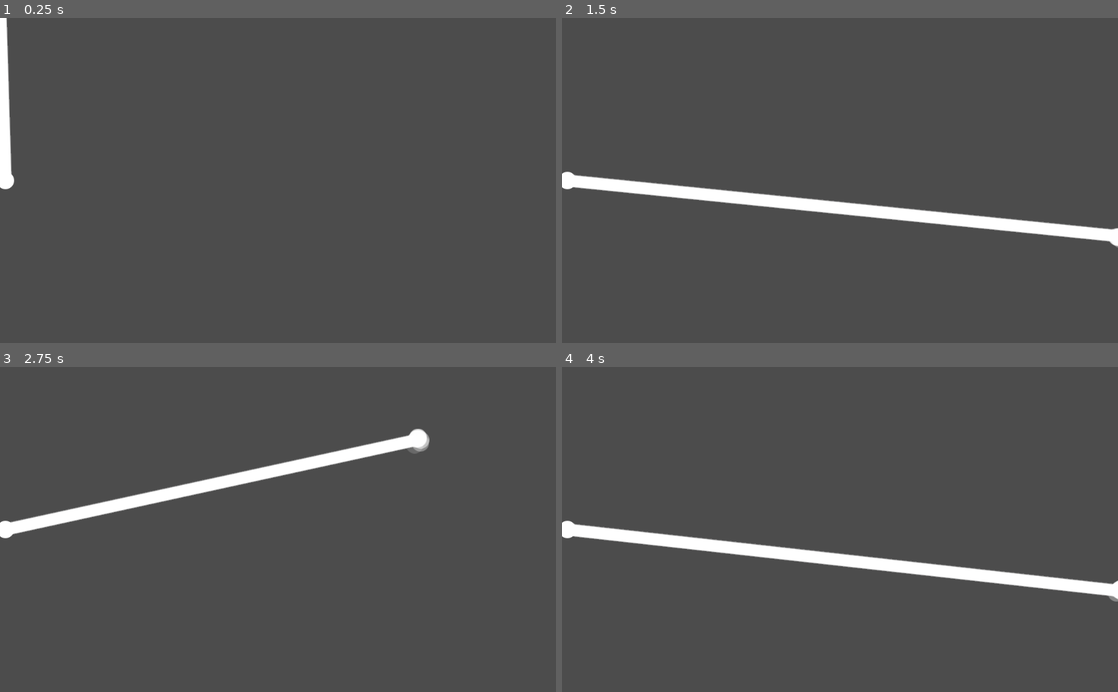
Above: before the commit, frames 1-4 (two rows, left to right).
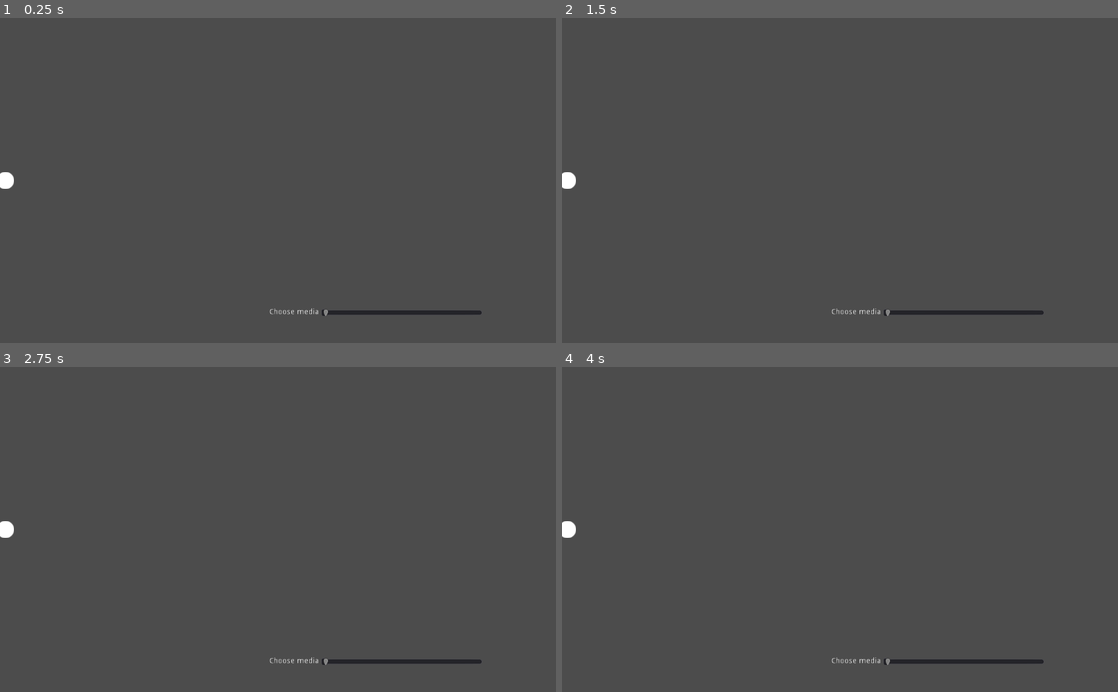
Above: after the commit, the same moments.

Repository: ToniJakovcevic10/LaserGame
Game: Godot game, scene res://World.tscn
Two runs of this game, one before a commit and one after it. Both use one fixed random seed, a clock stepped at 60 frames per second and the inputs below.
Inputs (mouse positions are in pixels of both pictures, inside the frame that each line leads up to):
- Up to frame 1 (0.25 s): no input
- Up to frame 2 (1.5 s): tap Enter at 0.5 s; move the mouse to (962, 164) at 0.52 s; click (962, 164) at 0.67 s; tap Space at 1.25 s; move the mouse to (728, 196) at 1.27 s; click (728, 196) at 1.42 s
- Up to frame 3 (2.75 s): move the mouse to (333, 458) at 2.02 s; click (333, 458) at 2.17 s
- Up to frame 4 (4 s): move the mouse to (812, 594) at 2.77 s; click (812, 594) at 2.92 s; move the mouse to (1006, 578) at 3.52 s; click (1006, 578) at 3.67 s

The runs differ from the first frame. In frame 1, 1.3% of the frame differs, in the area x 0-87%, y 0-92%; in frame 2, 4.4%; in frame 3, 3.6%; in frame 4, 4.4%, in the area x 0-100%, y 47-92%.

Commit message:
added prism, laser and mirrors update

Diff:
--- a/Laser_Beam/LaserBeam.gd
+++ b/Laser_Beam/LaserBeam.gd
@@ -1,13 +1,17 @@
 extends Node2D
 
+var MAX_BOUNCES = 5
+const MAX_LENGTH=2000
 
-const MAX_LENGTH=2000
+
+
 
 onready var beam = $Beam
 onready var end = $End
 onready var raycast2D = $RayCast2D
 onready var line = $Line2D
 onready var line_ray=$Line_Ray
+onready var end_line = $Line_Ray/End2
 
 
 
@@ -17,13 +21,16 @@
 	if Input.is_mouse_button_pressed(BUTTON_RIGHT):
 		line.add_point(Vector2.ZERO)
 
+
 		line_ray.global_position = line.global_position
 		line_ray.cast_to = (get_global_mouse_position() - line.global_position).normalized()*2000
 		line_ray.force_raycast_update()
 
 		var previous = null
+		var bounces = 0
 
 		while true:
+			var check = true
 			if not line_ray.is_colliding():
 				var pt = line_ray.global_position + line_ray.cast_to
 				line.add_point(line.to_local(pt))
@@ -32,42 +39,84 @@
 			var coll = line_ray.get_collider()
 			var pt = line_ray.get_collision_point()
 
+
 			line.add_point(line.to_local(pt))
 
-#			if not coll.collision_mask == 15:
-#				break
 
-			var normal = line_ray.get_collision_normal()  #to make sure on which angle we are colliding
+			if not coll.is_in_group("Mirrors"): #if it didnt hit mirror check for prism
+				if not coll.is_in_group("Prism"): #if it didnt hit prism break
+					break
+#				var normal = line_ray.get_collision_normal() #if it did hit prism make refraction
+#				if normal == Vector2.ZERO:
+#					break
+#				#update collisions
+#				if previous !=null:
+#					previous.collision_mask = 6
+#					previous.collision_layer = 6
+#				previous = coll
+#				#update raycast
+#				line_ray.global_position = pt
+#				line_ray.rotation += Vector2(1,4).angle() #have to change refraction angle with another func
+#				line_ray.cast_to = line_ray.cast_to.bounce(normal)
+#				line_ray.force_raycast_update()
+#				bounces += 1
+#				if bounces >= MAX_BOUNCES:
+#					break
+				check = false
 
-			if normal == Vector2.ZERO:
-				break                        #if collider starts out inside of hitbox or something similar
-
-			#update collisions
-			if previous !=null:
-				previous.collision_mask = 3
-				previous.collision_layer = 3
-			previous = coll
-			previous.collision_mask = 0
-			previous.collision_layer = 0
-
-			#update raycast
-			line_ray.global_position = pt
-			line_ray.cast_to = line_ray.cast_to.bounce(normal)
-			line_ray.force_raycast_update()
+			if check ==true: #if it hit prism dont have to do all this again
+				var normal = line_ray.get_collision_normal()  #to make sure on which angle we are colliding
+				if normal == Vector2.ZERO:
+					break                        #if collider starts out inside of hitbox or something similar
+				#update collisions
+				if previous !=null:
+					previous.collision_mask = 3
+					previous.collision_layer = 3
+				previous = coll
+				previous.collision_mask = 0
+				previous.collision_layer = 0
+				#update raycast
+				line_ray.global_position = pt
+				line_ray.cast_to = line_ray.cast_to.bounce(normal)
+				line_ray.force_raycast_update()
+				bounces += 1
+				if bounces >= MAX_BOUNCES:
+					break
 
 		if previous !=null:
-				previous.collision_mask = 3
-				previous.collision_layer = 3
+			previous.collision_mask = 3
+			previous.collision_layer = 3
+		line_ray.rotation = 0
 
 
 
-func _physics_process(_delta):
-	var mouse_position = get_local_mouse_position()
-	var max_cast_to = mouse_position.normalized() * MAX_LENGTH
-	raycast2D.cast_to = max_cast_to
-	if raycast2D.is_colliding():
-		end.global_position = raycast2D.get_collision_point()
-	else:
-		end.global_position = raycast2D.cast_to
-	beam.rotation = raycast2D.cast_to.angle()
-	beam.region_rect.end.x = end.position.length()
+
+#func _physics_process(_delta):
+#	var mouse_position = get_local_mouse_position()
+#	var max_cast_to = mouse_position.normalized() * MAX_LENGTH
+#	raycast2D.cast_to = max_cast_to
+#	if raycast2D.is_colliding():
+#		end.global_position = raycast2D.get_collision_point()
+#
+#	else:
+#		end.global_position = raycast2D.cast_to
+#	beam.rotation = raycast2D.cast_to.angle()
+#	beam.region_rect.end.x = end.position.length()
+
+
+func calculate_angle(angle, size,n):
+	angle = angle * PI/180
+
+	var fx = size * cos(angle)
+	var fy = size * sin(angle)
+
+
+
+func _on_prism_body_entered(body):
+	if body.name == "line_ray":
+		var pt = line_ray.get_collision_point()
+		line.add_point(line.to_local(pt))
+		line_ray.global_position = pt
+		line_ray.cast_to = (get_global_mouse_position() - line.global_position).normalized()*2000
+		line_ray.rotation_degrees(20)
+		line_ray.force_raycast_update()
--- a/Laser_Beam/LaserBeam.tscn
+++ b/Laser_Beam/LaserBeam.tscn
@@ -26,6 +26,7 @@
 script = ExtResource( 3 )
 
 [node name="Beam" type="Sprite" parent="."]
+visible = false
 material = SubResource( 1 )
 texture = ExtResource( 2 )
 centered = false
@@ -37,9 +38,11 @@
 texture = ExtResource( 1 )
 
 [node name="End" type="Position2D" parent="."]
+visible = false
 position = Vector2( 100, 0 )
 
 [node name="Particles2D" type="Particles2D" parent="End"]
+visible = false
 amount = 6
 lifetime = 0.1
 preprocess = 0.1
@@ -58,17 +61,25 @@
 position = Vector2( 0.332276, -0.0136831 )
 rotation = -0.0411567
 scale = Vector2( 0.995876, 1 )
-points = PoolVector2Array( 104.636, 4.14434, 395.834, 13.305 )
+points = PoolVector2Array( 104.636, 4.14434, 395.203, 15.8533 )
 width = 24.0
 default_color = Color( 1, 1, 1, 1 )
+joint_mode = 2
+begin_cap_mode = 2
+end_cap_mode = 2
+round_precision = 100
 
 [node name="Line_Ray" type="RayCast2D" parent="."]
 visible = false
-collision_mask = 6
+cast_to = Vector2( 0, 0 )
+collision_mask = 37
 
-[node name="Particles2Dline" type="Particles2D" parent="Line_Ray"]
+[node name="End2" type="Position2D" parent="Line_Ray"]
 visible = false
 position = Vector2( 100, 0 )
+
+[node name="Particles2D" type="Particles2D" parent="Line_Ray/End2"]
+visible = false
 amount = 6
 lifetime = 0.1
 preprocess = 0.1
--- a/Mirror/Mirror.tscn
+++ b/Mirror/Mirror.tscn
@@ -4,8 +4,8 @@
 extents = Vector2( 8, 88 )
 
 [node name="Mirror" type="StaticBody2D"]
-collision_layer = 32768
+collision_layer = 4
 collision_mask = 2
 
-[node name="CollisionShape2D" type="CollisionShape2D" parent="."]
+[node name="mirror_coll" type="CollisionShape2D" parent="."]
 shape = SubResource( 1 )
--- /dev/null
+++ b/Optical_Media/prism.gd
@@ -0,0 +1 @@
+extends Area2D
--- /dev/null
+++ b/Optical_Media/prism.tscn
@@ -0,0 +1,39 @@
+[gd_scene load_steps=3 format=2]
+
+[ext_resource path="res://Optical_Media/prism.gd" type="Script" id=1]
+
+[sub_resource type="RectangleShape2D" id=1]
+extents = Vector2( 16, 288 )
+
+[node name="prism" type="Area2D"]
+collision_layer = 34
+collision_mask = 34
+script = ExtResource( 1 )
+
+[node name="prism_coll_left" type="CollisionShape2D" parent="."]
+modulate = Color( 0.301961, 0.917647, 0.0509804, 1 )
+self_modulate = Color( 0.992188, 0.992188, 0.992188, 1 )
+shape = SubResource( 1 )
+
+[node name="Label" type="Label" parent="."]
+margin_left = -232.0
+margin_top = 240.0
+margin_right = -141.0
+margin_bottom = 254.0
+text = "Choose media"
+align = 1
+__meta__ = {
+"_edit_use_anchors_": false
+}
+
+[node name="HSlider" type="HSlider" parent="."]
+margin_left = -136.0
+margin_top = 240.0
+margin_right = 160.0
+margin_bottom = 256.0
+min_value = 1.0
+max_value = 5.0
+value = 1.0
+__meta__ = {
+"_edit_use_anchors_": false
+}
--- a/World.tscn
+++ b/World.tscn
@@ -1,28 +1,56 @@
-[gd_scene load_steps=4 format=2]
+[gd_scene load_steps=5 format=2]
 
 [ext_resource path="res://Laser_Beam/LaserBeam.tscn" type="PackedScene" id=1]
 [ext_resource path="res://Mirror/Mirror.tscn" type="PackedScene" id=2]
 [ext_resource path="res://Singleton_script.gd" type="Script" id=3]
+[ext_resource path="res://Optical_Media/prism.tscn" type="PackedScene" id=4]
 
 [node name="World" type="Node2D"]
 script = ExtResource( 3 )
 
 [node name="Camera2D" type="Camera2D" parent="."]
 anchor_mode = 0
+limit_smoothed = true
 
 [node name="LaserBeam" parent="." instance=ExtResource( 1 )]
 light_mask = 997
 position = Vector2( 10, 300 )
 
 [node name="Borders" type="StaticBody2D" parent="."]
+collision_mask = 6
 
 [node name="CollisionPolygon2D" type="CollisionPolygon2D" parent="Borders"]
 position = Vector2( 15.1361, -16.8179 )
-polygon = PoolVector2Array( -22.5707, 13.0436, -15.8392, 18.2812, -15.8436, 618.489, 1011.73, 613.444, 1011.73, 13.0436, -4.07101, 14.7254, -4.07101, 4.63466, 1018.46, 6.31645, 1016.78, 621.853, -22.5707, 623.534 )
+polygon = PoolVector2Array( -22.5707, 13.0436, -15.8392, 18.2812, -15.1361, 600.818, 992.864, 600.818, 992.864, 40.8179, -7.1361, 32.8179, -4.07101, 4.63466, 1018.46, 6.31645, 1016.78, 621.853, -22.5707, 623.534 )
 
 [node name="Mirror" parent="." groups=[
 "Mirrors",
 ] instance=ExtResource( 2 )]
-position = Vector2( 776, 160 )
+position = Vector2( 400, 360 )
+rotation = -1.309
 collision_layer = 6
 collision_mask = 6
+
+[node name="Mirror2" parent="." groups=[
+"Mirrors",
+] instance=ExtResource( 2 )]
+position = Vector2( 392, 200 )
+rotation = 0.785397
+collision_layer = 6
+collision_mask = 6
+
+[node name="Mirror3" parent="." groups=[
+"Mirrors",
+] instance=ExtResource( 2 )]
+position = Vector2( 576, 256 )
+rotation = 0.523598
+scale = Vector2( 1, 1 )
+collision_layer = 6
+collision_mask = 6
+
+[node name="prism" parent="." groups=[
+"Prism",
+] instance=ExtResource( 4 )]
+position = Vector2( 728, 296 )
+collision_mask = 994
+[connection signal="body_entered" from="prism" to="LaserBeam" method="_on_prism_body_entered"]
--- a/project.godot
+++ b/project.godot
@@ -22,7 +22,11 @@
 [autoload]
 
 SingletonScript="*res://Singleton_script.gd"
-AirNode="*res://Optical_Media/Air/airNode.tscn"
+
+[display]
+
+window/stretch/mode="2d"
+window/stretch/aspect="keep"
 
 [layer_names]
 
